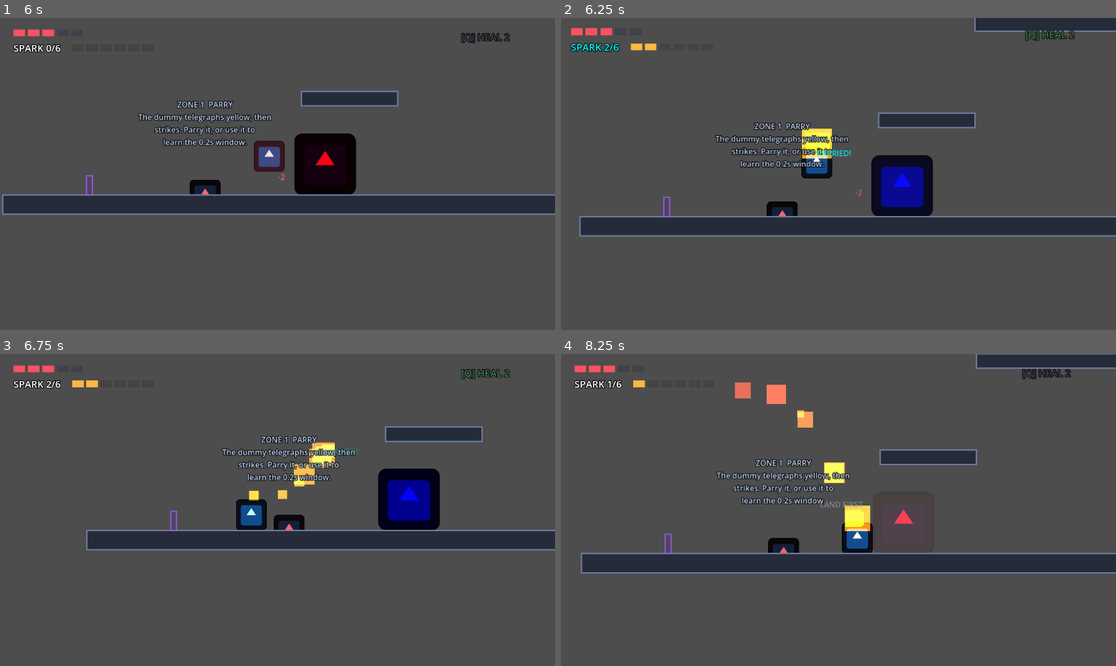
Above: before the commit, frames 1-4 (two rows, left to right).
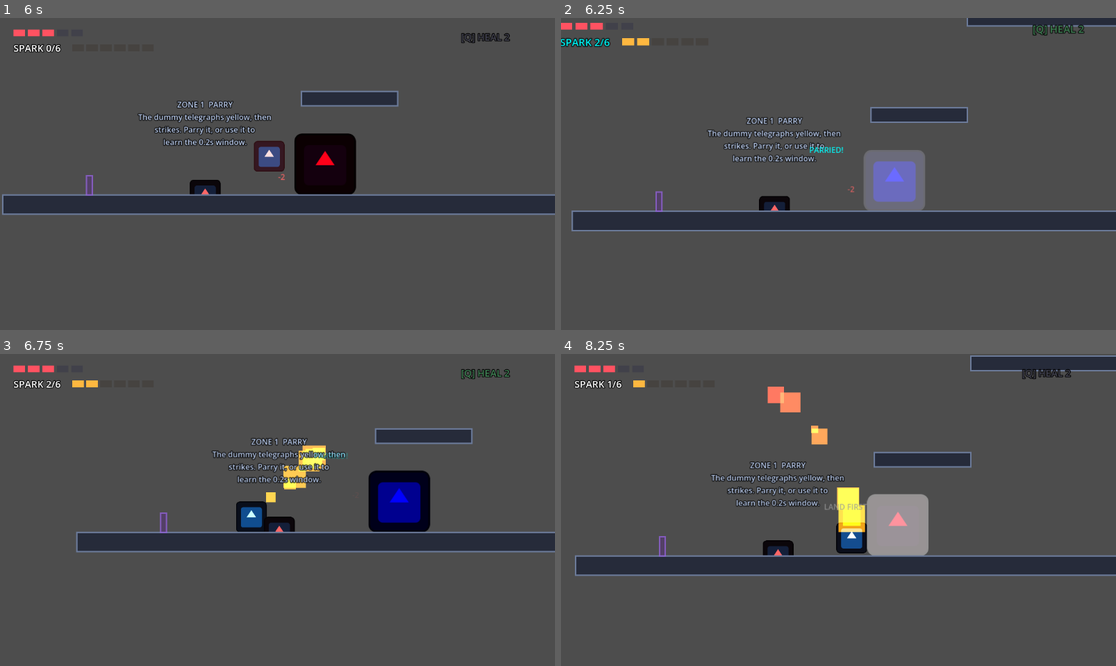
Above: after the commit, the same moments.

Repository: YllariSang/Action-Platformer-Prototype
Game: Godot game, scene res://Scenes/test_lab.tscn
Two runs of this game, one before a commit and one after it. Both use one fixed random seed, a clock stepped at 60 frames per second and the inputs below. This scene is started directly instead of the project's main scene. The engine's default icon, where the game draws it, is replaced by a stand-in: a white triangle on a blue panel in a dark square.
Inputs (mouse positions are in pixels of both pictures, inside the frame that each line leads up to):
- Up to frame 1 (6 s): tap Enter (ui_accept) at 0.5 s; move the mouse to (399, 158) at 0.52 s; hold D (right) 0.53-2.03 s; right-click (399, 158) at 0.6 s; tap Space (jump) at 0.77, 0.8, 1.07, 1.35, 1.52, 1.82, 2.3, 3.02, 3.32, 3.77, 3.8, 4.07, 4.52, 4.82, 5.3, 5.85 s; move the mouse to (166, 189) at 1.27 s; right-click (166, 189) at 1.55 s; move the mouse to (333, 105) at 2.02 s; press the mouse at (333, 105) at 2.03 s; hold A (left) 2.03-2.78 s; move the mouse to (249, 236) at 2.77 s; release the mouse at (249, 236) at 2.78 s; hold D (right) 2.78-4.28 s; tap Shift (dash) at 2.85 s; right-click (249, 236) at 3.05 s; move the mouse to (444, 220) at 3.52 s; hold Q (heal) 3.53-4.28 s; move the mouse to (111, 127) at 4.27 s; hold A (left) 4.28-5.03 s; right-click (111, 127) at 4.35 s; move the mouse to (305, 174) at 5.02 s; hold D (right) 5.03-5.78 s; right-click (305, 174) at 5.1 s; move the mouse to (194, 96) at 5.77 s; hold A (left) from 5.78 s (still down)
- Up to frame 2 (6.25 s): keep holding A (left); tap Space (jump) at 6.02 s; right-click (755, 96) at 6.05 s
- Up to frame 3 (6.75 s): keep holding A (left); tap Space (jump) at 6.32 s; move the mouse to (399, 494) at 6.52 s; press the mouse at (399, 494) at 6.53 s
- Up to frame 4 (8.25 s): tap Space (jump) at 6.77, 6.8, 7.07, 7.52, 7.82 s; move the mouse to (727, 525) at 7.27 s; release A (left) at 7.28 s; release the mouse at (727, 525) at 7.28 s; hold D (right) from 7.28 s (still down); tap Shift (dash) at 7.35 s; right-click (727, 525) at 7.55 s; move the mouse to (894, 441) at 8.02 s; hold Q (heal) from 8.03 s (still down)

Frame 1 is identical in both runs. In frame 2, 12% of the frame differs, in the area x 0-100%, y 0-71%; in frame 3, 6.7%; in frame 4, 9.3%.

Commit message:
feat: add a two-stage parry crunch

Diff:
--- a/Scripts/player.gd
+++ b/Scripts/player.gd
@@ -9,6 +9,23 @@
 @export var parry_duration: float = 0.2
 @export var parry_cooldown: float = 0.8
 @export var parry_success_cooldown: float = 0.1
+
+@export_category("Parry Crunch")
+## How slow the world goes on the frame a parry connects. Near zero rather than
+## zero: a true 0.0 makes tweens and particles that scale with delta produce NaN,
+## and this is not worth the risk for a difference nobody can see.
+@export var parry_crush_scale: float = 0.02
+## Real seconds held at `parry_crush_scale`. Around three frames at 60Hz, which
+## is the shortest stop that still reads as a stop. Longer and the game feels
+## like it dropped a frame; shorter and the parry is just another bullet deflected.
+@export var parry_crush_hold: float = 0.05
+## Scale for the ramp back to normal. Deliberately not 1.0: this is a recovery
+## tail, not a second freeze.
+@export var parry_recover_scale: float = 0.35
+## Real seconds of that ramp. Longer than the hold on purpose — the world eases
+## back rather than snapping — but short enough that a second parry can still
+## stack its own crunch on top through TimeControl.
+@export var parry_recover_time: float = 0.09
 
 @export_category("Health")
 @export var max_hp: int = 5
@@ -514,7 +531,11 @@
 		spark_fire.restart()
 		SpriteFeedback.flash(sprite, Color(0, 1, 1), 1.0, 0.12) # Cyan parry spark
 		shake_ui()
-		frame_freeze(0.1, 0.05)
+		# The crunch. A parry that lands at full frame rate barely registers as
+		# an event: the world does not stop, so the player's own guard coming
+		# down and the reflect firing read as the same continuous motion as
+		# everything around them. The near-total stop is what makes it land.
+		parry_crunch()
 
 		# Handle the enemy reaction
 		if area.has_method("get_parried"):
@@ -918,6 +939,33 @@
 	await get_tree().create_timer(duration, true, false, true).timeout
 	TimeControl.release(token)
 
+
+## The parry crunch: a hard stop on the frame the parry connects, then a faster
+## recovery back to full speed.
+##
+## Two stages rather than one, because a single hold that snaps straight back to
+## 1.0 reads as a stutter and a long one reads as the game lagging. The first
+## stage is near-frozen for a handful of frames, which is the part the player
+## feels as impact; the second hands the world back over a slightly longer tail
+## so the return is a ramp the eye can follow instead of a jump cut. It also
+## means the parry's own follow-through — the guard dropping, the sparks, the
+## reflected bullet reversing — happens *inside* the frozen window, which is why
+## the parry reads as a single decisive moment rather than three things that
+## happened to coincide.
+##
+## These are seconds of real time, not scaled: the timers pass
+## `ignore_time_scale`, so a 0.05s stop is 0.05s of wall clock however hard the
+## world is being slowed. That is the whole trick, and it is why this cannot be
+## done by setting `Engine.time_scale` and waiting out a scaled timer.
+func parry_crunch() -> void:
+	var stop = TimeControl.hold(parry_crush_scale)
+	await get_tree().create_timer(parry_crush_hold, true, false, true).timeout
+	TimeControl.release(stop)
+
+	var tail = TimeControl.hold(parry_recover_scale)
+	await get_tree().create_timer(parry_recover_time, true, false, true).timeout
+	TimeControl.release(tail)
+
 func spawn_popup(text, color):
 	var popup = popup_scene.instantiate()
 	# Parented to the world, not the player, so the popup stays put instead of
